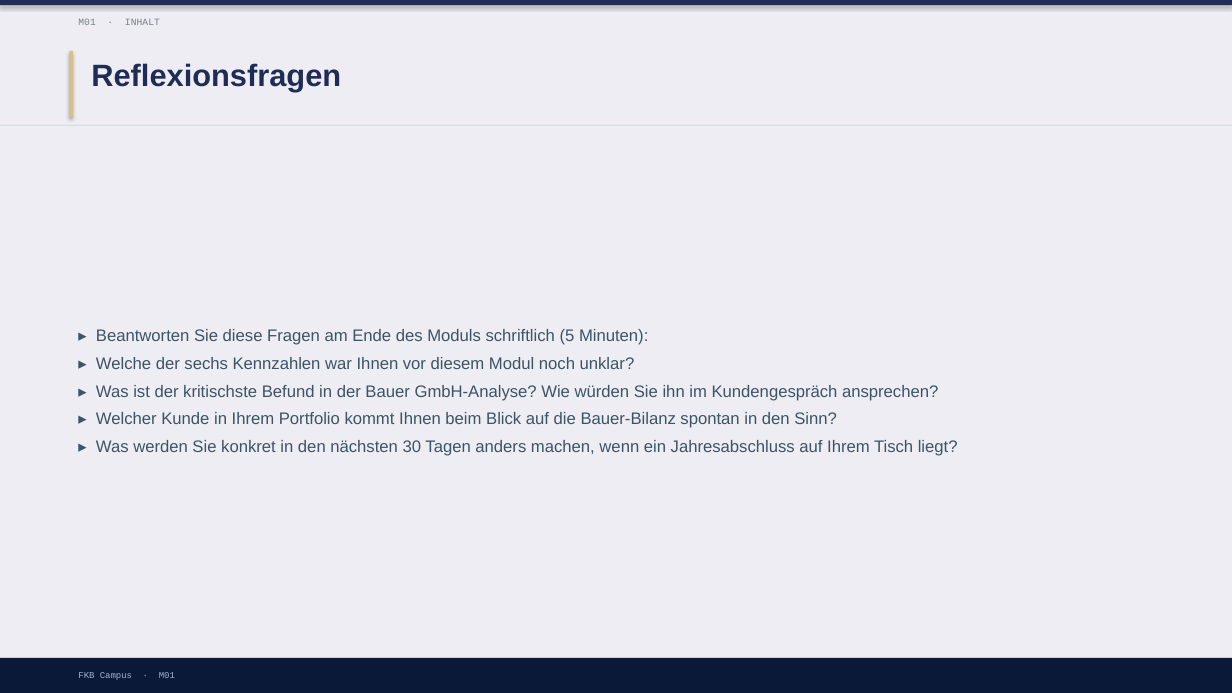
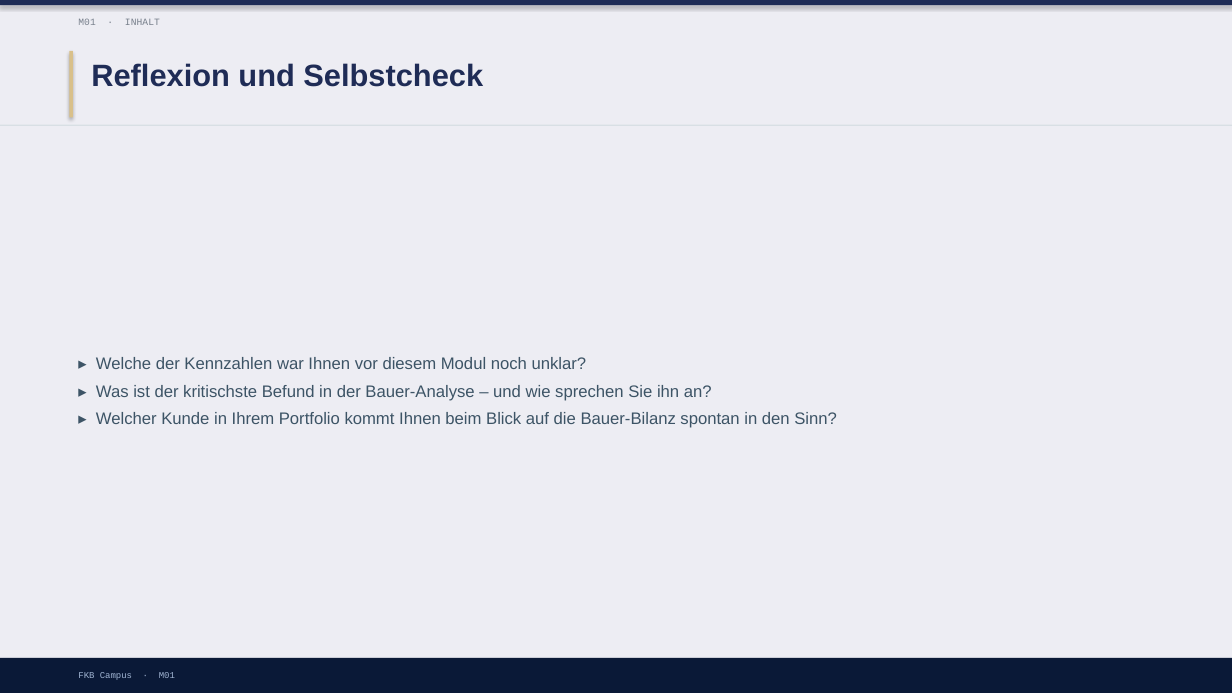
Before and after one commit to ck5rqc47pr-byte/firmenkundenakademie-online, a slide deck: slide 17 of protected-downloads/praesentation/M01.pptx (slide 13 before the commit). Drawn at 1232x693 pixels with LibreOffice and Linux fonts; fonts in the diff are those of the drawing. Boxes give left, top, right and bottom in pixels: in the first picture for what was removed or moved away, otherwise in the second. Text is boxed around its words. In the diff, an @@ line names an element or a change of style, - is before the commit and + after.

```diff
--- a/protected-downloads/praesentation/M01.pptx
+++ b/protected-downloads/praesentation/M01.pptx
@@ text at (x1=91, y1=63, x2=483, y2=87): text changed @@
-Reflexionsfragen
+Reflexion und Selbstcheck
@@ text at (x1=96, y1=357, x2=712, y2=401): text changed @@
-▸ Beantworten Sie diese Fragen am Ende des Moduls schriftlich (5 Minuten):
-▸ Welche der sechs Kennzahlen war Ihnen vor diesem Modul noch unklar?
-▸ Was ist der kritischste Befund in der Bauer GmbH-Analyse? Wie würden Sie ihn im Kundengespräch ansprechen?
+▸ Welche der Kennzahlen war Ihnen vor diesem Modul noch unklar?
+▸ Was ist der kritischste Befund in der Bauer-Analyse – und wie sprechen Sie ihn an?
@@ text at (x1=96, y1=440, x2=958, y2=456): paragraph removed @@
-▸ Was werden Sie konkret in den nächsten 30 Tagen anders machen, wenn ein Jahresabschluss auf Ihrem Tisch liegt?
```
Also in this commit, not shown: 6 other slides changed, 5 slides added, 1 slide removed, 1 other file.
